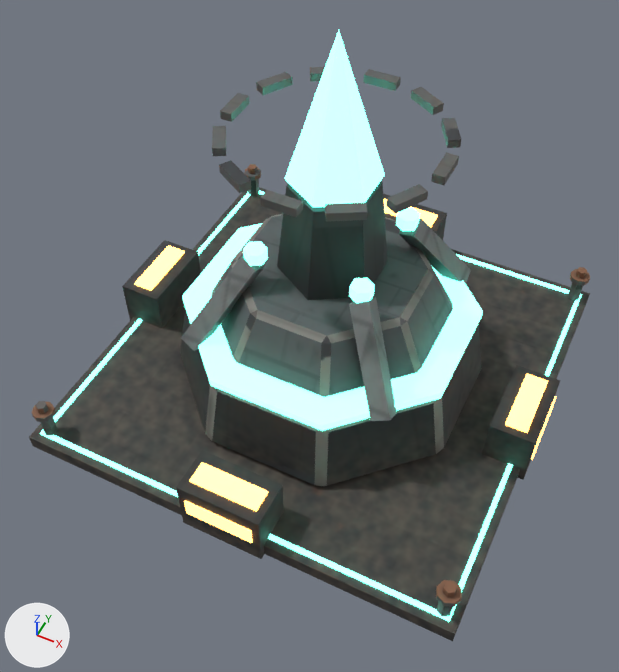
One commit to the glTF model jogo/assets/modelos/maquinas/nucleo.glb: the scene before it, then after it.
Rendered twice from a 50 mm lens placed at (1.6, -3.51, 4.65), pointed at (0.08, -0.48, 0.87). The lights are fixed; the arrows at lower left show +X, +Y and +Z. The older version comes first. Where no turn or scale is listed for an object, it has been applied to the vertices. Vertices at exactly the same position are counted once.

In view in the first picture: 'nucleo_antena', 'nucleo_corpo', 'nucleo_cristal'.
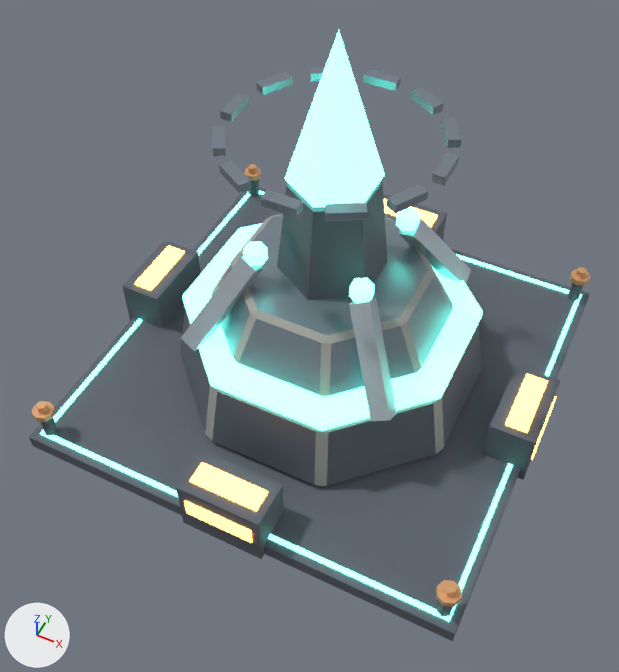
Where the change shows, as pixel boxes [x1, y1, x2, y2] in the pictures (619 x 672 px; the box of a moved part takes in the faces that stretch with it):
'nucleo_antena', recoloured (lighter)
    both: [212, 67, 461, 222]
part 1 of me_nucleo_corpo, moved or reshaped
    both: [181, 257, 264, 351]
part 2 of me_nucleo_corpo, moved or reshaped
    both: [349, 297, 397, 421]
part 3 of me_nucleo_corpo, recoloured
    both: [188, 214, 478, 486]
part 4 of me_nucleo_corpo, recoloured (lighter)
    both: [29, 179, 590, 641]
part 5 of me_nucleo_corpo, recoloured
    both: [181, 213, 471, 421]
part 6 of me_nucleo_corpo, recoloured
    both: [32, 164, 590, 607]
part 7 of me_nucleo_corpo, recoloured (lighter)
    both: [213, 215, 453, 395]

Patch to the scene script:
```diff
--- a/jogo/assets/modelos/maquinas/nucleo.glb.py
+++ b/jogo/assets/modelos/maquinas/nucleo.glb.py
@@ mat_p_aco @@
+mat_p_aco = principled_material('P_Aco')
+mat_p_aco.base_color = (0.26, 0.3, 0.36)  # grey #8b95a2
+mat_p_aco.metallic = 0.6
+mat_p_aco.roughness = 0.35
@@ mat_p_escuro @@
+mat_p_escuro = principled_material('P_Escuro')
+mat_p_escuro.base_color = (0.1, 0.11, 0.14)  # dark grey #595d69
+mat_p_escuro.roughness = 0.7
@@ mat_p_cobre @@
+mat_p_cobre = principled_material('P_Cobre')
+mat_p_cobre.base_color = (0.78, 0.42, 0.2)  # beige #e5ad7c
+mat_p_cobre.metallic = 0.5
+mat_p_cobre.roughness = 0.4
@@ mat_p_concreto @@
+mat_p_concreto = principled_material('P_Concreto')
+mat_p_concreto.base_color = (0.36, 0.35, 0.33)  # grey #a2a09b
+mat_p_concreto.roughness = 0.85
@@ mat_p_metal @@
+mat_p_metal = principled_material('P_Metal')
+mat_p_metal.base_color = (0.42, 0.46, 0.52)  # light grey #adb5bf
+mat_p_metal.metallic = 0.3
@@ me_nucleo_corpo @@
 me_nucleo_corpo.from_pydata(...)  # 492 vertices, 836 faces; spans x -1.5..1.5, y -1.5..1.5, z 0.0..1.63
 # used by ob_nucleo_corpo; location = (0.0, 0.0, 0.0)
-me_nucleo_corpo.vertices[212].co = (-0.7, -0.69, 0.67)  # pixel (180, 338)
-me_nucleo_corpo.vertices[213].co = (-0.6, -0.72, 0.63)  # pixel (194, 351)
-me_nucleo_corpo.vertices[220].co = (0.7, -0.69, 0.67)  # pixel (390, 420)
-me_nucleo_corpo.vertices[221].co = (0.6, -0.72, 0.63)  # pixel (370, 421)
+# me_nucleo_corpo part 1
+me_nucleo_corpo.vertices[212].co = (-0.6, -0.72, 0.63)  # pixel (194, 351)
+me_nucleo_corpo.vertices[213].co = (-0.7, -0.69, 0.67)  # pixel (180, 338)
+# me_nucleo_corpo part 2
+me_nucleo_corpo.vertices[220].co = (0.6, -0.72, 0.63)  # pixel (370, 421)
+me_nucleo_corpo.vertices[221].co = (0.7, -0.69, 0.67)  # pixel (390, 420)
+# me_nucleo_corpo part 3: 128 faces spanning x -0.97..0.97, y -0.97..0.97, z 0.1..1.01 switch from mat_nucleo_tex (picture img_nucleo_tex) to mat_p_concreto (grey #a2a09b)
+# me_nucleo_corpo part 4: 188 faces spanning x -1.49..1.49, y -1.49..1.49, z 0.0..1.63 switch from mat_nucleo_tex (picture img_nucleo_tex) to mat_p_escuro (dark grey #595d69)
+# me_nucleo_corpo part 5: 38 faces spanning x -0.7..0.7, y -0.72..0.72, z 0.57..1.23 switch from mat_nucleo_tex (picture img_nucleo_tex) to mat_p_metal (light grey #adb5bf)
+# me_nucleo_corpo part 6: 192 faces spanning x -1.42..1.42, y -1.42..1.42, z 0.29..0.38 switch from mat_nucleo_tex (picture img_nucleo_tex) to mat_p_cobre (beige #e5ad7c)
+# me_nucleo_corpo part 7: 24 faces spanning x -0.73..0.73, y -0.73..0.73, z 0.67..1.01 switch from mat_nucleo_tex (picture img_nucleo_tex) to mat_p_aco (grey #8b95a2)
 me_nucleo_corpo.materials.append(mat_p_cristal)
@@ me_nucleo_antena @@
 me_nucleo_antena.from_pydata(...)  # 96 vertices, 144 faces; spans x -0.655..0.655, y -0.655..0.655, z 0.0..0.05
-me_nucleo_antena.materials.append(mat_nucleo_tex)  # picture img_nucleo_tex
+me_nucleo_antena.materials.append(mat_p_aco)  # grey #8b95a2
```
